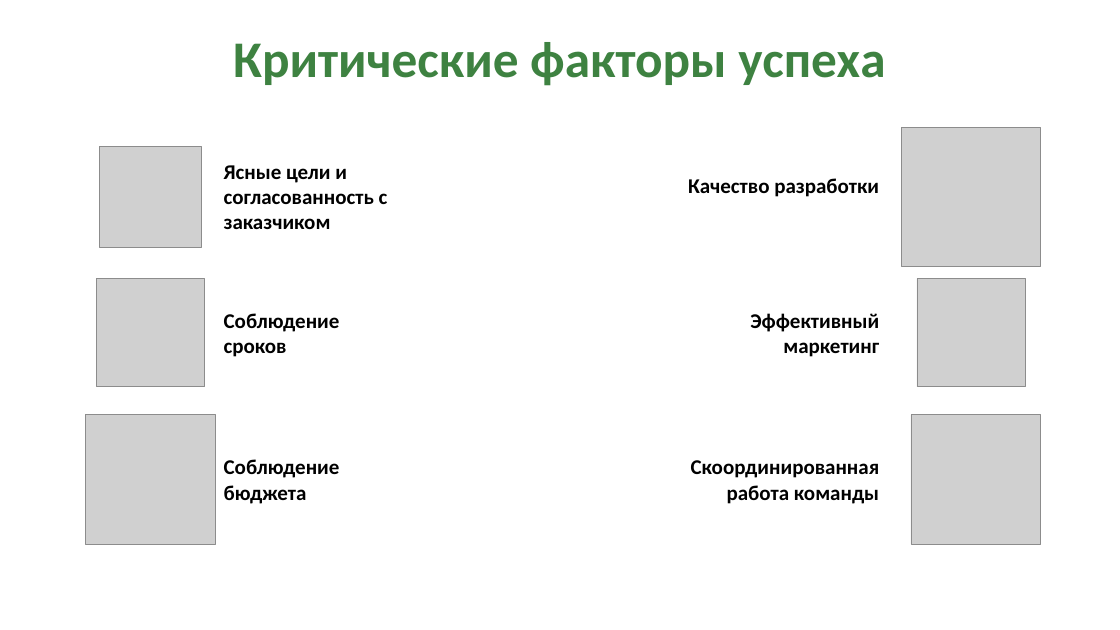
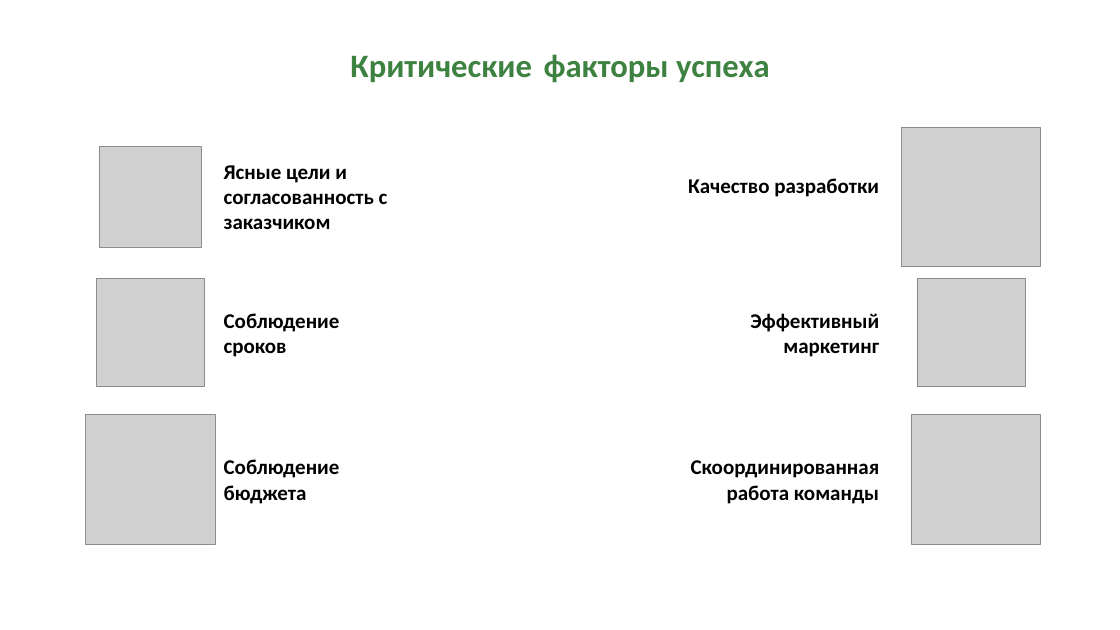
Before and after one commit to LYuree/UiTP, a slide deck: slide 9 of УиТП презентация.pptx (slide 13 before the commit). Drawn at 1120x630 pixels with LibreOffice and Linux fonts; fonts in the diff are those of the drawing; grey boxes stand for pictures. Boxes give left, top, right and bottom in pixels: in the first picture for what was removed or moved away, otherwise in the second. Text is boxed around its words. In the diff, an @@ line names an element or a change of style, - is before the commit and + after.

```diff
--- a/УиТП презентация.pptx
+++ b/УиТП презентация.pptx
@@ title "Критические факторы успеха" at (x1=350, y1=54, x2=770, y2=83): size 44 to 28 pt @@
```
Also in this commit, not shown: 3 other slides changed, 3 slides added, 7 slides removed, 1 other file.
